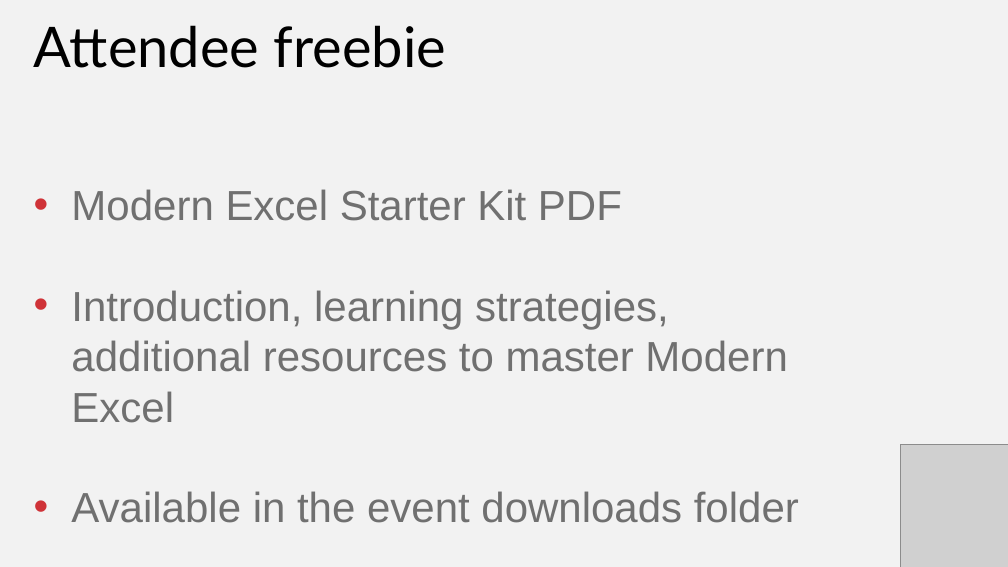
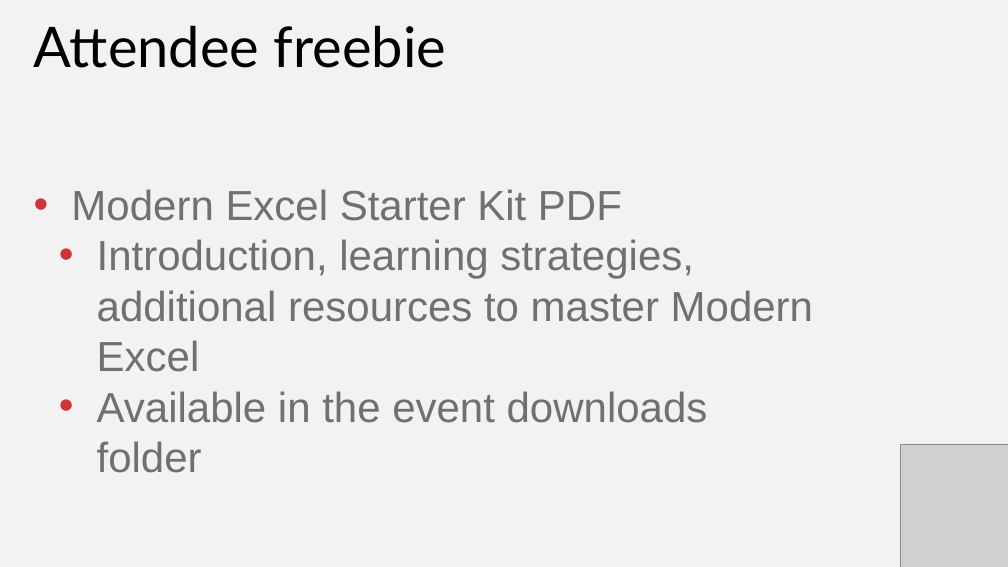
Before and after one commit to stringfestdata/modern-excel-demo-day, a slide deck: slide 18 of modern-excel-demo-day.pptx (slide 20 before the commit). Drawn at 1008x567 pixels with LibreOffice and Linux fonts; fonts in the diff are those of the drawing; grey boxes stand for pictures. Boxes give left, top, right and bottom in pixels: in the first picture for what was removed or moved away, otherwise in the second. Text is boxed around its words. In the diff, an @@ line names an element or a change of style, - is before the commit and + after.

```diff
--- a/modern-excel-demo-day.pptx
+++ b/modern-excel-demo-day.pptx
@@ text at (97,239,813,423): list level 1 to 2 in "Introduction, learning strategies, additional resources ..."; list level 1 to 2 in "Available in the event downloads ..." @@
```
Also in this commit, not shown: 6 other slides changed, 2 slides removed.
